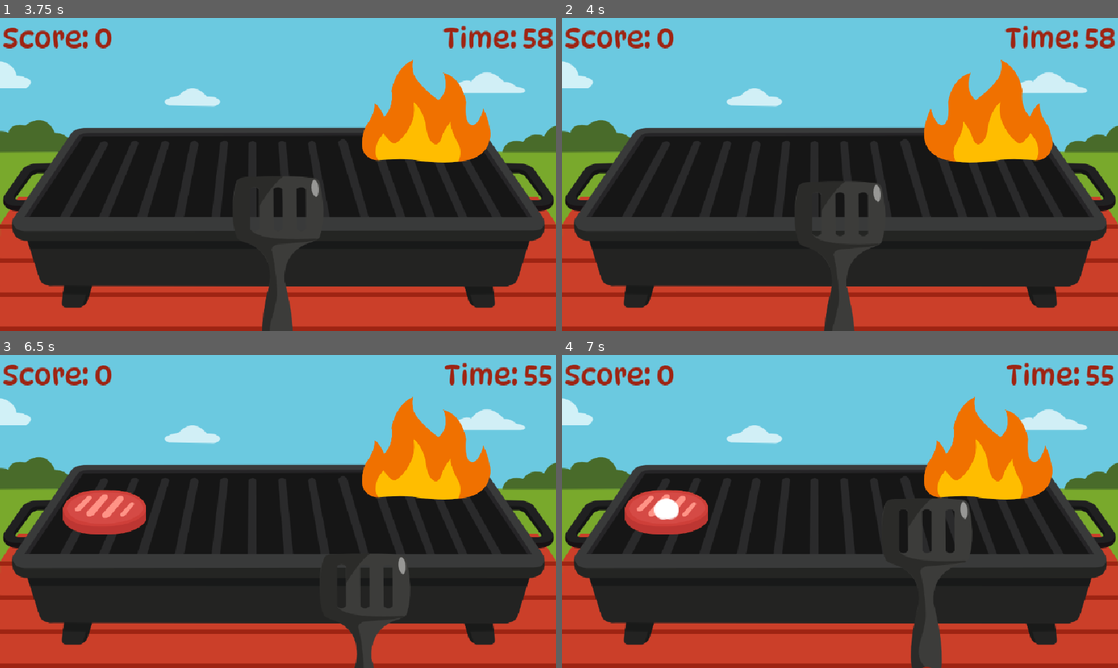
Above: before the commit, frames 1-4 (two rows, left to right).
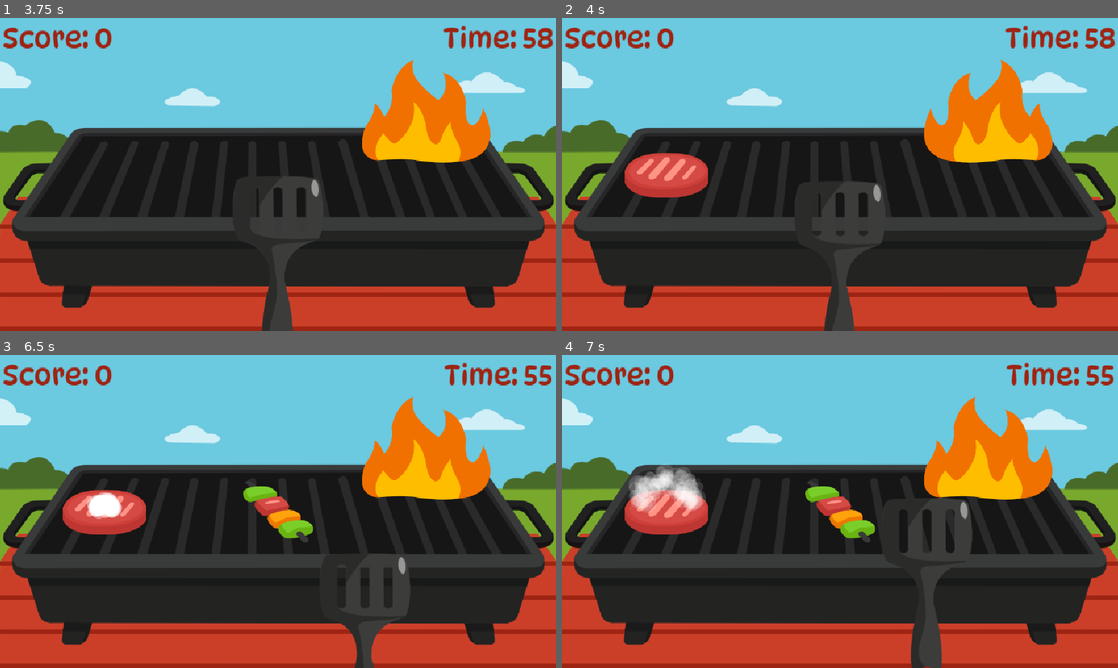
Above: after the commit, the same moments.

Repository: Allus-Interactive/30-days-of-summer-2025
Game: Godot game, scene res://scenes/menus/title screen/title_screen.tscn
Two runs of this game, one before a commit and one after it. Both use one fixed random seed, a clock stepped at 60 frames per second and the inputs below.
Inputs:
- Up to frame 1 (3.75 s): tap Enter (replay) at 0.5, 2.1 s; hold D (move_right) 0.53-1.28 s; tap Space (flip) at 0.6, 1.25, 1.35, 2.3, 2.85, 3.6 s; hold S 1.28-2.03 s; hold D (move_right) 2.03-2.78 s; hold W 2.78-3.53 s; hold A (move_left) from 3.53 s (still down)
- Up to frame 2 (4 s): keep holding A (move_left)
- Up to frame 3 (6.5 s): tap Enter (replay) at 4.35 s; tap Space (flip) at 4.55, 5.1, 5.85 s; release A (move_left) at 5.03 s; hold S 5.03-5.78 s; hold D (move_right) from 5.78 s (still down)
- Up to frame 4 (7 s): release D (move_right) at 6.53 s; hold W from 6.53 s (still down); tap Enter (replay) at 6.6 s; tap Space (flip) at 6.8 s

Frame 1 is identical in both runs. In frame 2, 1.8% of the frame differs, in the area x 11-27%, y 43-58%; in frame 3, 1.5%; in frame 4, 2.7%, in the area x 12-57%, y 35-60%.
Error after the commit: Invalid assignment of property or key 'food_data_setup' with value of type 'bool' on a base object of type 'Node2D (game_manager.gd)'. (res://scenes/grill_mast…

Commit message:
removed old code for difficulty settings

Diff:
--- a/scenes/food/food.gd
+++ b/scenes/food/food.gd
@@ -6,10 +6,10 @@
 
 var current_state = State.RAW
 var flipped = false
-var cooking_speed: float = 1
-var initial_setup: bool = false
+
 
 @export var food_data: FoodData
+
 
 @onready var food: Area2D = $"."
 @onready var cooking_timer: Timer = $CookingTimer
@@ -23,33 +23,9 @@
 
 
 func _ready() -> void:
-	# initial loop to set up difficulty for food items
-	#if not GameManager.food_data_setup:
-		#set_difficulty_multiplier()
-		#set_cooking_speed()
-		#GameManager.food_data_setup = true
-
 	set_food_to_raw()
 	sizzle_sfx.play()
 	GameManager.flip_the_food.connect(on_flip_food)
-
-
-func set_difficulty_multiplier() -> void:
-	match GameManager.difficulty_level:
-		GameManager.Difficulty.easy:
-			cooking_speed = 1.25
-		GameManager.Difficulty.medium:
-			cooking_speed = 1
-		GameManager.Difficulty.hard:
-			cooking_speed = 0.75
-		_:
-			cooking_speed = 1
-
-
-func set_cooking_speed() -> void:
-	food_data.cooking_time = food_data.cooking_time * cooking_speed
-	food_data.burned_time = food_data.burned_time * cooking_speed
-	print(food_data.food_name + ": cooking time - " + str(food_data.cooking_time))
 
 
 func _on_cooking_timer_timeout() -> void:
@@ -102,6 +78,7 @@
 				player_anim_timer.start()
 				food_anim_timer.start()
 				GameManager.cooking_streak += 1
+				print("Streak:" + str(GameManager.cooking_streak))
 			else:
 				# flip the food
 				flip_food_sprite()
--- a/scenes/game manager/game_manager.gd
+++ b/scenes/game manager/game_manager.gd
@@ -11,7 +11,6 @@
 var current_score: int = 0
 var cooking_streak: int = 0
 var is_muted: bool = false
-var food_data_setup: bool = false
 var leaderboard = {
 	"scores": [
 		{"name": "LFC", "score": 200},
